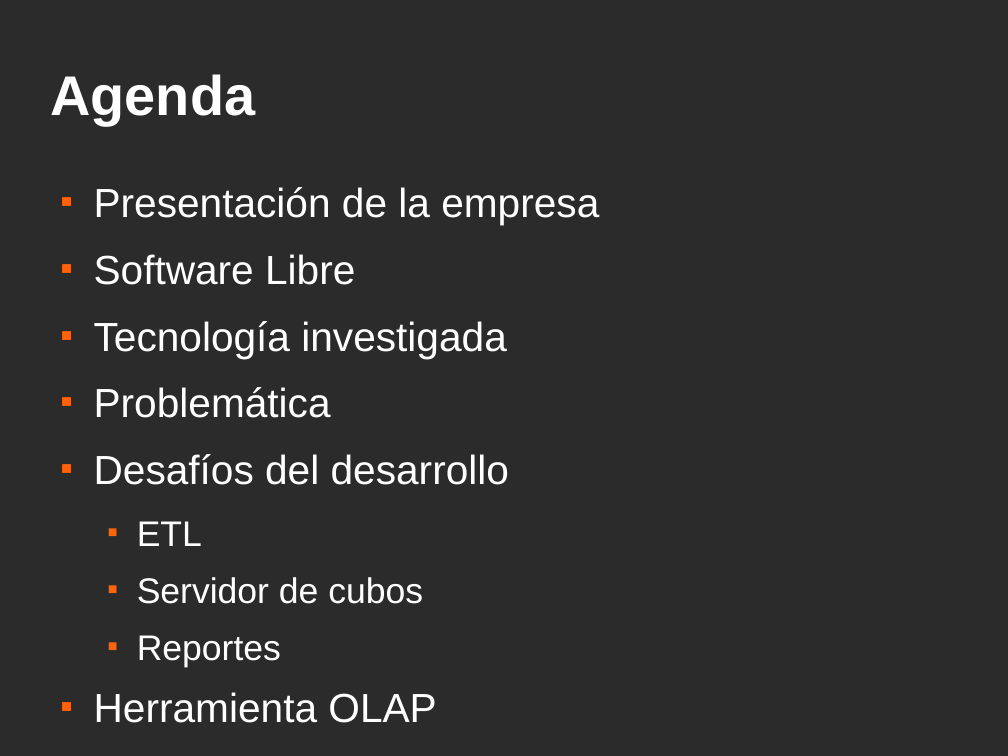
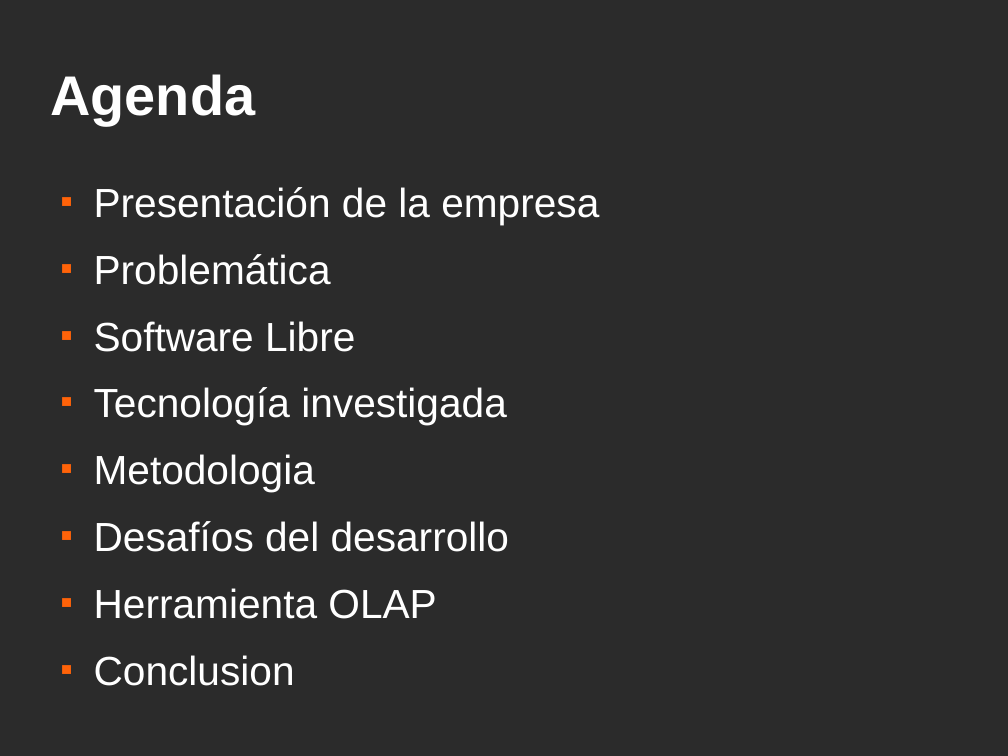
Before and after one commit to ervin45/proyectofinal, a slide deck: slide 2 of doc/material_para_la_catedra/presentacion_final/presentacion_final.odp. Drawn at 1008x756 pixels with LibreOffice and Linux fonts; fonts in the diff are those of the drawing; background and template pictures are left out; a plain dark background stands for a picture behind light text. Boxes give left, top, right and bottom in pixels: in the first picture for what was removed or moved away, otherwise in the second. Text is boxed around its words. In the diff, an @@ line names an element or a change of style, - is before the commit and + after.

```diff
--- a/doc/material_para_la_catedra/presentacion_final/presentacion_final.odp
+++ b/doc/material_para_la_catedra/presentacion_final/presentacion_final.odp
@@ text at (94,254,331,285): paragraph added @@
+■ Problemática
@@ text at (94,454,315,492): text changed @@
-■ Problemática
+■ Metodologia
@@ text at (137,521,423,667): paragraphs removed @@
-  ■ ETL
-  ■ Servidor de cubos
-  ■ Reportes
@@ text at (94,655,295,686): paragraph added @@
+■ Conclusion
```
Also in this commit, not shown: 5 other slides changed, 8 slides added, 4 slides removed.
